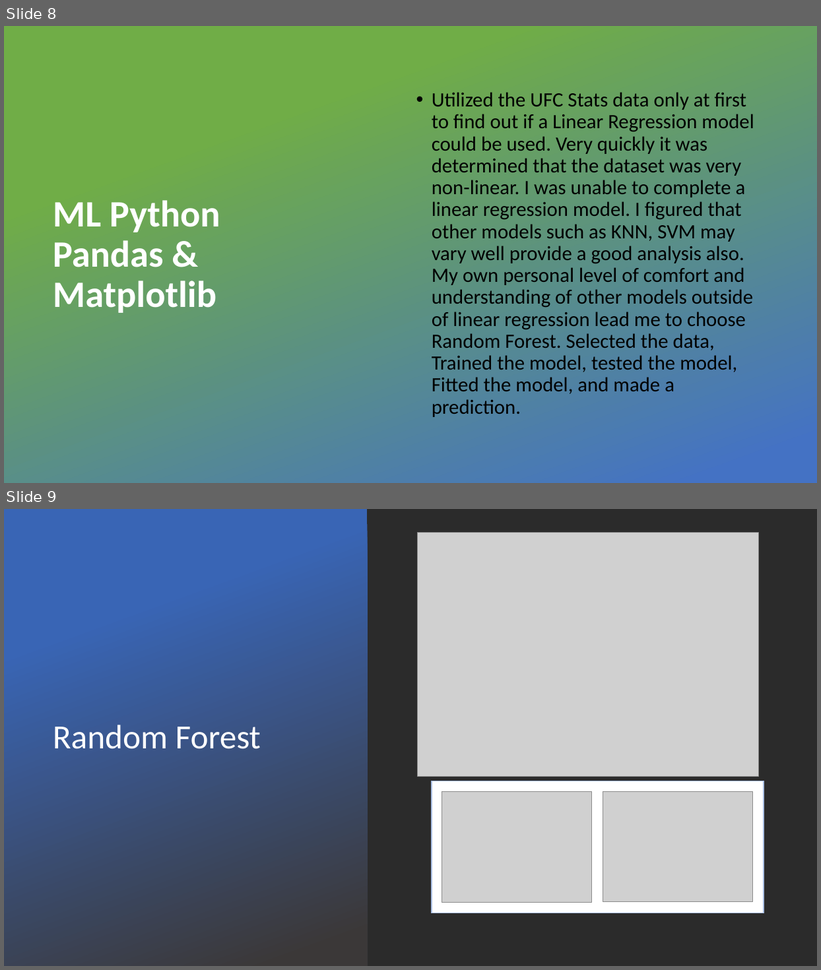
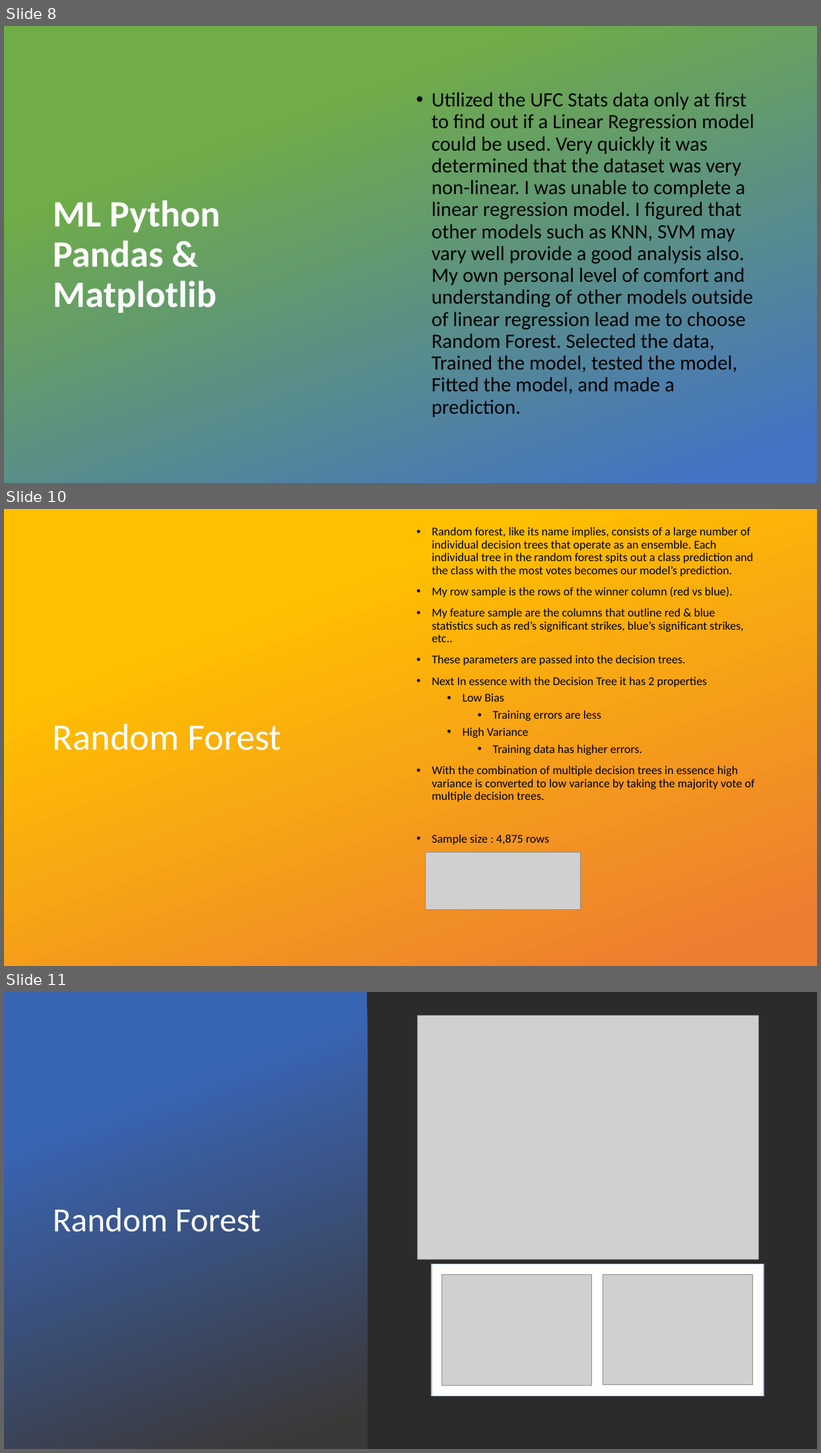
Before and after one commit to Rich-Hamilton88/machine_learning_project, a slide deck: Machine Learning Project/UFC.pptx. Shown one above the other, each under a label of ours: slides 8 and 9 before the commit, slides 8, 10 and 11 after it; the slides between them are not shown. The pictures are 821x970 and 821x1453 pixels, drawn with LibreOffice and Linux fonts; fonts in the diff are those of the drawing; grey boxes stand for pictures; background and template pictures are left out; a plain dark background stands for a picture behind light text. Boxes give left, top, right and bottom in pixels: in the first picture for what was removed or moved away, otherwise in the second. Text is boxed around its words. In the diff, an @@ line names an element or a change of style, - is before the commit and + after.

```diff
--- a/Machine Learning Project/UFC.pptx
+++ b/Machine Learning Project/UFC.pptx
@@ slide 10 added at box(4, 509, 817, 966), background picture (left out) @@
@@ rectangle added at box(4, 509, 817, 966), fill gradient #FFC000 to #ED7D31 @@
@@ text added at box(432, 527, 755, 845), 14 pt, text #000000 @@
+• Random forest, like its name implies, consists of a large number of individual decision trees that operate as an ensemble. Each individual tree in the random forest spits out a class prediction and the class with the most votes becomes our model’s prediction.
+• My row sample is the rows of the winner column (red vs blue).
+• My feature sample are the columns that outline red & blue statistics such as red’s significant strikes, blue’s significant strikes, etc..
+• These parameters are passed into the decision trees.
+• Next In essence with the Decision Tree it has 2 properties
+  • Low Bias
+    • Training errors are less
+  • High Variance
+    • Training data has higher errors.
+• With the combination of multiple decision trees in essence high variance is converted to low variance by taking the majority vote of multiple decision trees.
+• Sample size : 4,875 rows
@@ title added at box(53, 723, 281, 751), 44 pt, text #FFFFFF @@
+Random Forest
@@ picture added at box(426, 852, 581, 910) @@
@@ what was slide 9 is now slide 11 @@
```
Also in this commit, not shown: 1 slide changed, 1 other slide added.
